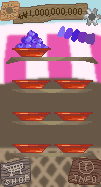
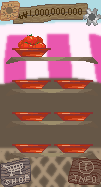
Two versions of the same layered image (101x187). Layer-by-layer changes:
hid "blueberry", painted on it over [15, 26, 95, 48]
painted on "tomato" over [18, 34, 46, 48]
